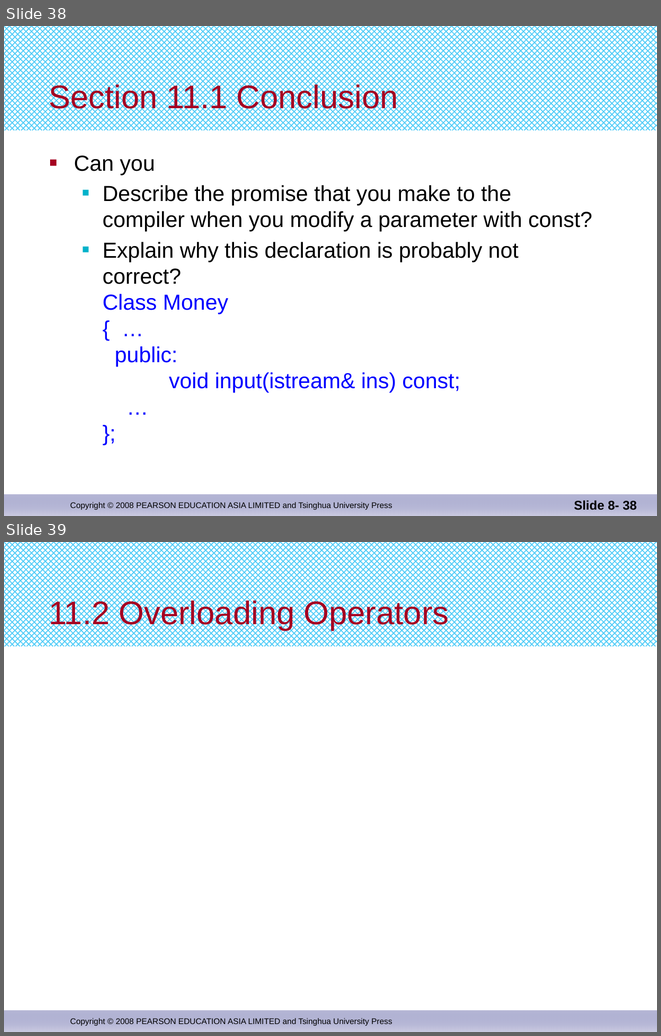
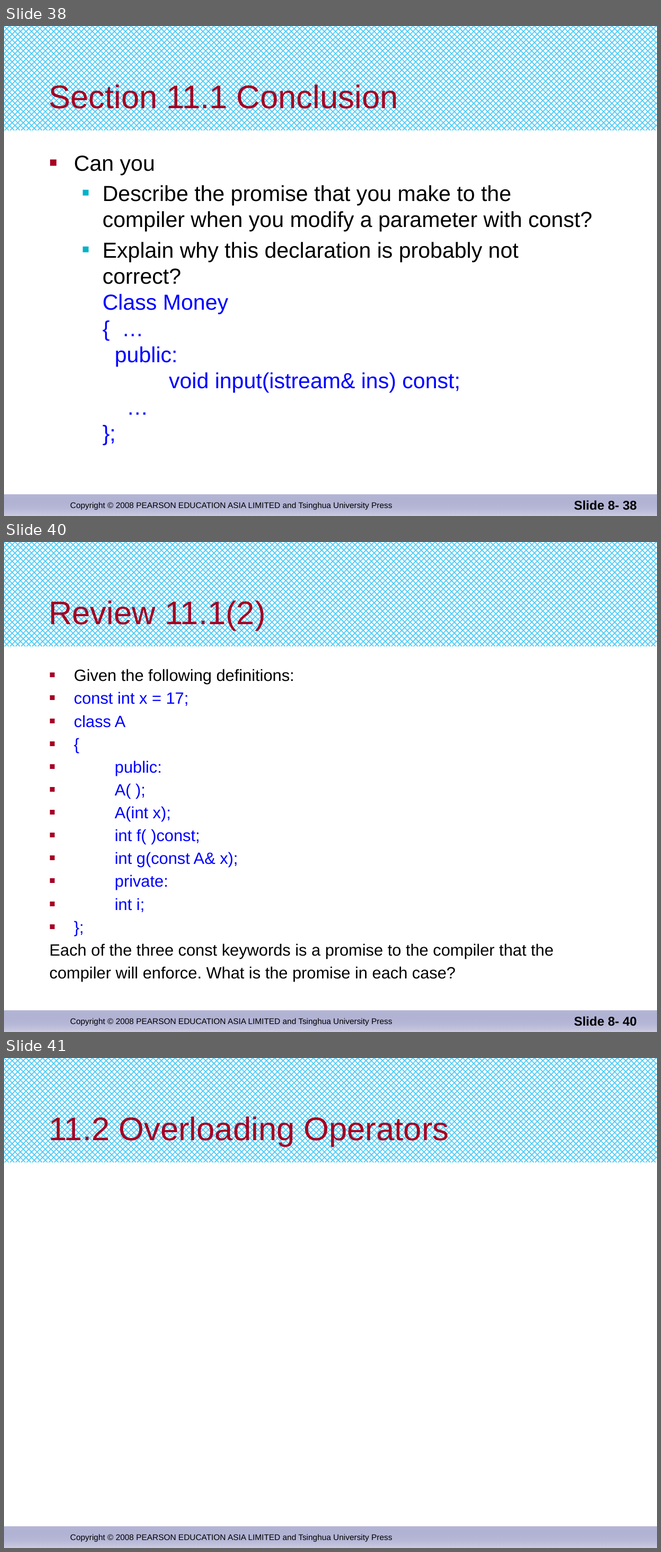
Before and after one commit to djuanbei/CPLUSPLUS, a slide deck: ppt/Chapter 11.pptx. Shown one above the other, each under a label of ours: slides 38 and 39 before the commit, slides 38, 40 and 41 after it; the slides between them are not shown. The pictures are 661x1036 and 661x1552 pixels, drawn with LibreOffice and Linux fonts; fonts in the diff are those of the drawing. Boxes give left, top, right and bottom in pixels: in the first picture for what was removed or moved away, otherwise in the second. Text is boxed around its words. In the diff, an @@ line names an element or a change of style, - is before the commit and + after.

```diff
--- a/ppt/Chapter 11.pptx
+++ b/ppt/Chapter 11.pptx
@@ slide 40 added at bbox=[4, 542, 657, 1032], background #FFFFFF; not listed: 3 template elements that a slide beside it also shows @@
@@ title added at bbox=[49, 598, 266, 631], 36 pt, text #A50021 @@
+Review 11.1(2)
@@ text added at bbox=[50, 669, 554, 981], 18 pt, text #000000 @@
+■ Given the following definitions:
+■ const int x = 17;
+■ class A
+■ {
+■ public:
+■ A( );
+■ A(int x);
+■ int f( )const;
+■ int g(const A& x);
+■ private:
+■ int i;
+■ };
+Each of the three const keywords is a promise to the compiler that the
+compiler will enforce. What is the promise in each case?
@@ page number added at bbox=[574, 1016, 637, 1026], 14 pt, text #000000, bold @@
+Slide 8- 40
@@ what was slide 39 is now slide 41 @@
```
Also in this commit, not shown: 4 slides changed, 3 other slides added.
